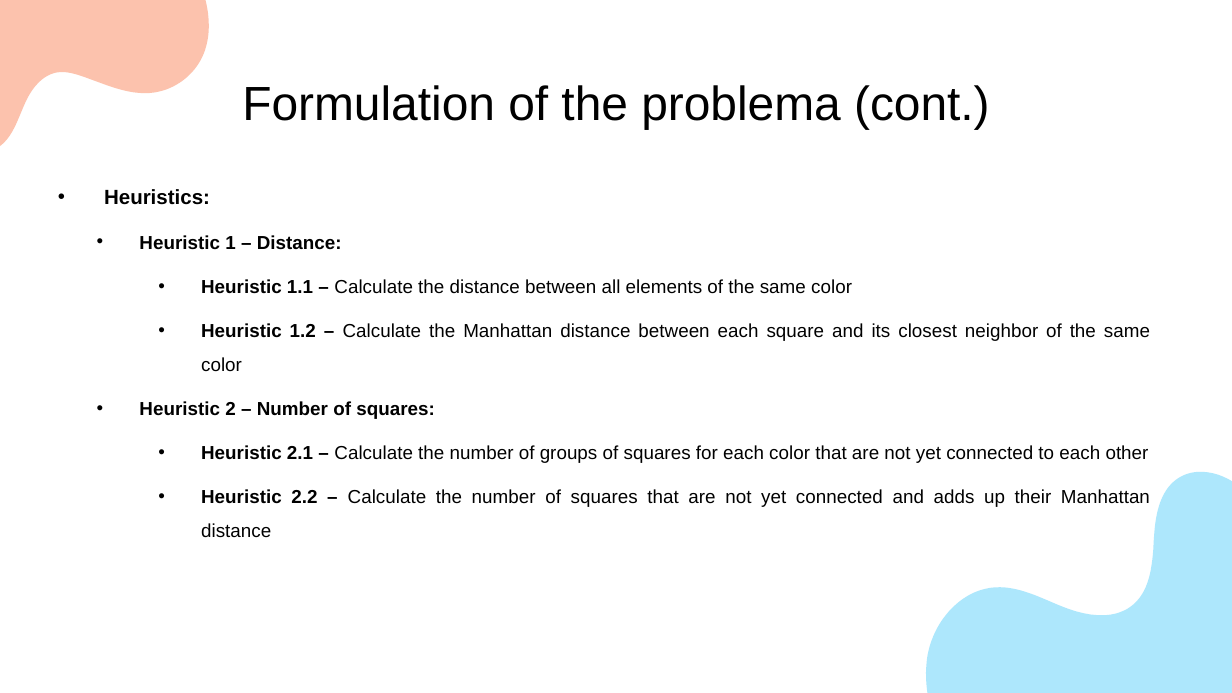
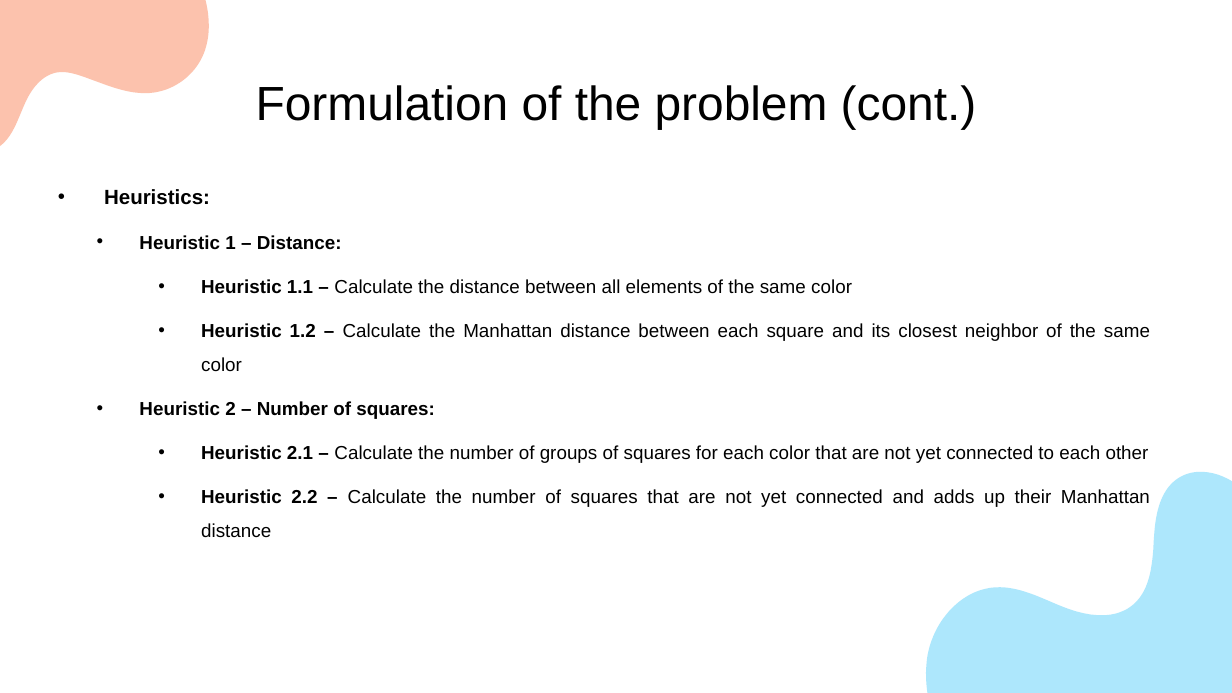
Before and after one commit to ICWeiner/FEUP-IART, a slide deck: slide 4 of Proj1/docs/IA-T10-G27-Checkpoint1.pptx. Drawn at 1232x693 pixels with LibreOffice and Linux fonts; fonts in the diff are those of the drawing. Boxes give left, top, right and bottom in pixels: in the first picture for what was removed or moved away, otherwise in the second. Text is boxed around its words. In the diff, an @@ line names an element or a change of style, - is before the commit and + after.

Commit message:
add ppt - Final Delivery

```diff
--- a/Proj1/docs/IA-T10-G27-Checkpoint1.pptx
+++ b/Proj1/docs/IA-T10-G27-Checkpoint1.pptx
@@ title at box(256, 85, 977, 129): text changed @@
-Formulation of the problema (cont.)
+Formulation of the problem (cont.)
```
Also in this commit, not shown: 3 other files.
